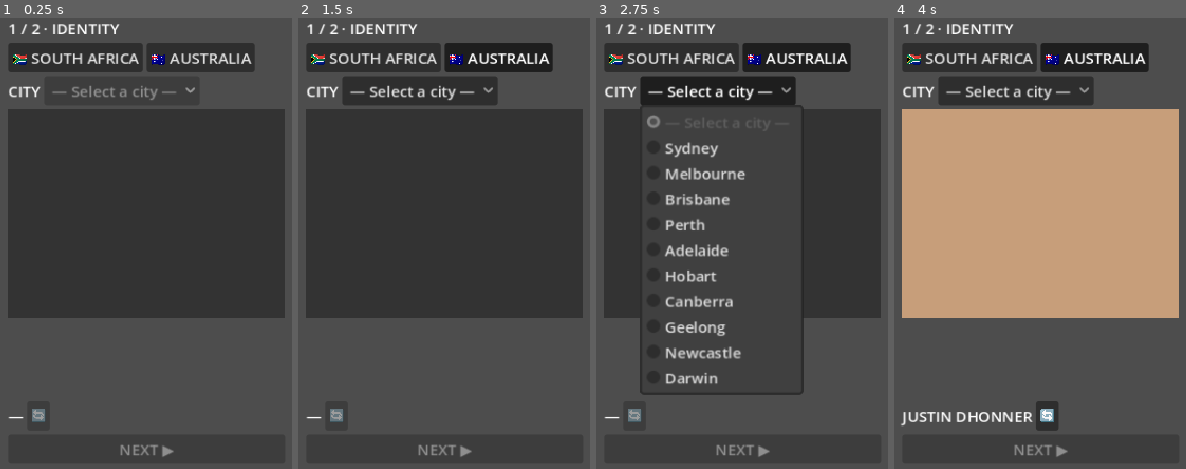
Above: before the commit, frames 1-4 (left to right).
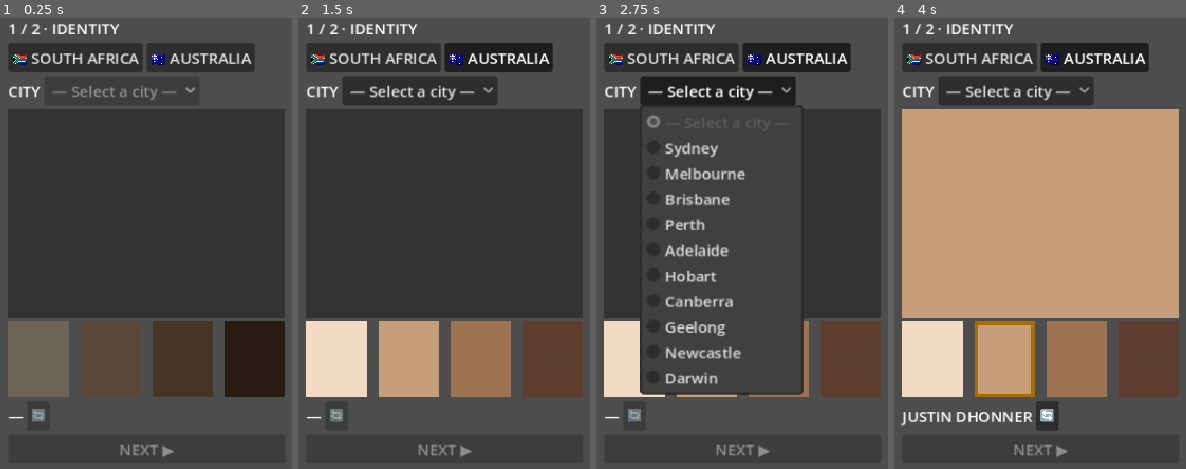
Above: after the commit, the same moments.

Repository: nico101rsa/cricket-v3
Game: Godot game, scene res://scenes/player_creation/identity.tscn
Two runs of this game, one before a commit and one after it. Both use one fixed random seed, a clock stepped at 60 frames per second and the inputs below. The project has no main scene, so this scene is started directly.
Inputs (mouse positions are in pixels of both pictures, inside the frame that each line leads up to):
- Up to frame 1 (0.25 s): no input
- Up to frame 2 (1.5 s): click "🇿🇦 SOUTH AFRICA" at 0.5 s; click "🇦🇺 AUSTRALIA" at 1.25 s
- Up to frame 3 (2.75 s): click "— Select a city —" at 2 s
- Up to frame 4 (4 s): click (931, 360) at 2.77 s; click (1004, 360) at 3.52 s

The runs differ from the first frame. In frame 1, 10% of the frame differs, in the area x 2-98%, y 67-85%; in frame 2, 14%; in frame 3, 6.2%; in frame 4, 14%.

Commit message:
Fix invisible appearance thumbnails: render tiles via StyleBoxFlat (flat+modulate drew nothing)
Co-Authored-By: Claude Opus 4.8 <noreply@anthropic.com>

Diff:
--- a/scenes/player_creation/appearance_picker.gd
+++ b/scenes/player_creation/appearance_picker.gd
@@ -13,12 +13,29 @@
 		var btn := Button.new()
 		btn.custom_minimum_size = Vector2(64, 80)
 		btn.toggle_mode = true
-		btn.flat = true
-		# Placeholder appearance — a skin-tone gradient. Theme 6 commissions real portrait art.
-		btn.modulate = placeholder_tint(bucket)
+		# Placeholder appearance — a flat skin-tone tile drawn via StyleBoxFlat so the
+		# colour is actually visible (a flat Button + modulate draws nothing). Theme 6
+		# commissions real portrait art. The selected tile gets a gold ring; disabled dims.
+		var tint := placeholder_tint(bucket)
+		btn.add_theme_stylebox_override("normal", _make_tile_style(tint, false, false))
+		btn.add_theme_stylebox_override("hover", _make_tile_style(tint, false, false))
+		btn.add_theme_stylebox_override("pressed", _make_tile_style(tint, true, false))
+		btn.add_theme_stylebox_override("focus", _make_tile_style(tint, true, false))
+		btn.add_theme_stylebox_override("disabled", _make_tile_style(tint, false, true))
 		btn.pressed.connect(_on_pressed.bind(bucket))
 		add_child(btn)
 		_buttons[bucket] = btn
+
+# Builds a flat colour tile for one thumbnail. `selected` adds a gold ring (used by
+# the "pressed"/"focus" states since these are toggle buttons); `dim` darkens it for
+# the disabled state so the picker reads as inactive before a Country is chosen.
+func _make_tile_style(tint: Color, selected: bool, dim: bool) -> StyleBoxFlat:
+	var sb := StyleBoxFlat.new()
+	sb.bg_color = (tint.darkened(0.55) if dim else tint)
+	if selected:
+		sb.set_border_width_all(4)
+		sb.border_color = Color(0.66, 0.43, 0.0)  # brand gold ring
+	return sb
 
 func selected_bucket() -> int:
 	return _selected
